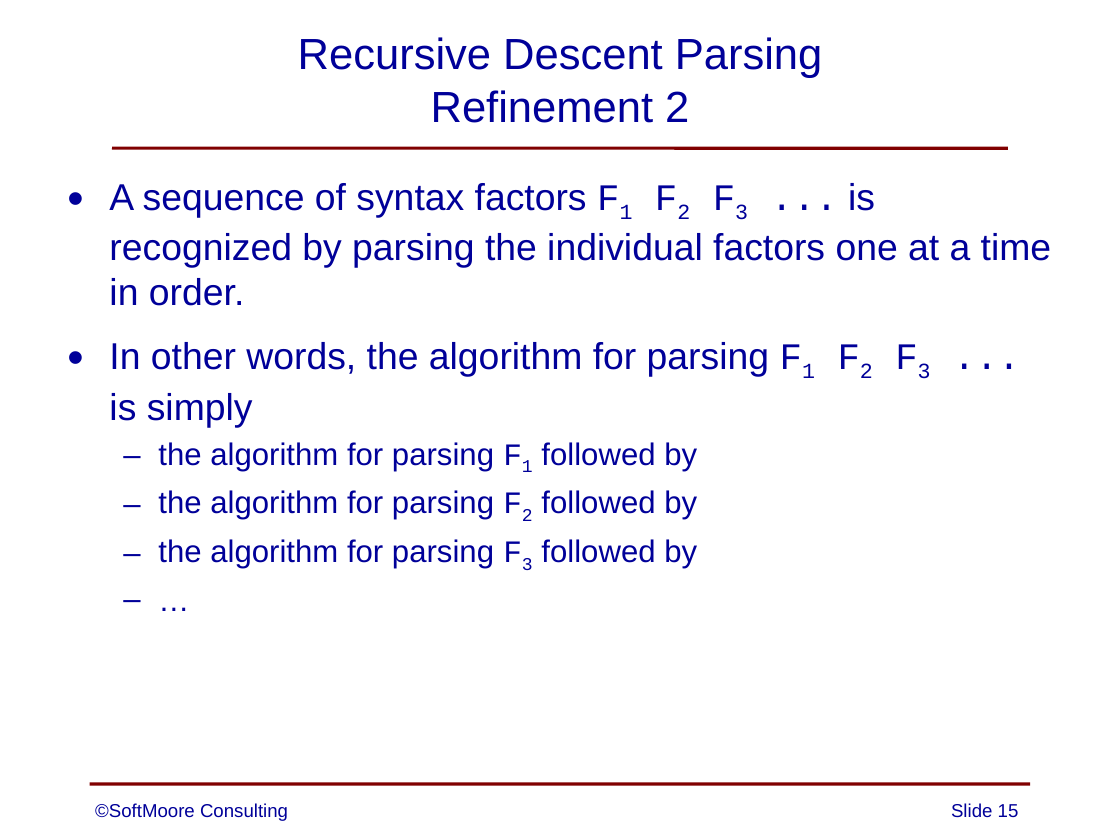
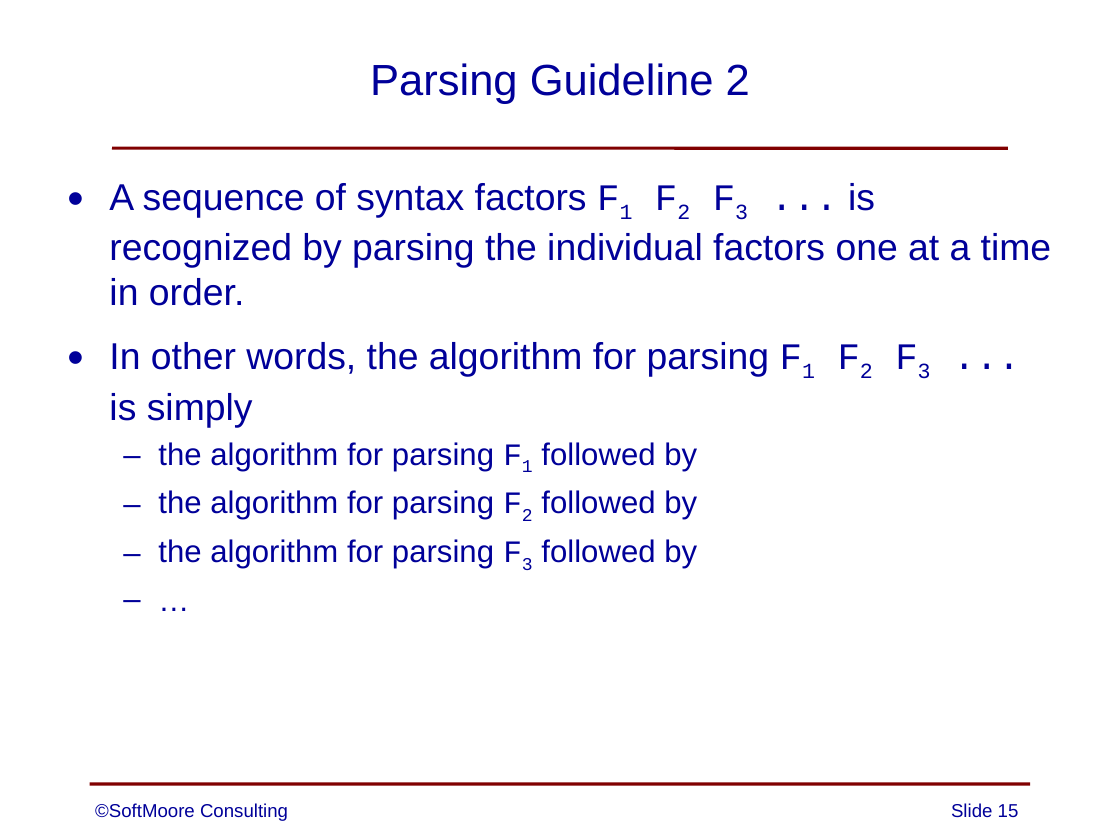
Before and after one commit to SoftMoore/CPRL-Kt-2nd, a slide deck: slide 15 of PowerPoints/06 - Syntax Analysis.pptx. Drawn at 1120x840 pixels with LibreOffice and Linux fonts; fonts in the diff are those of the drawing. Boxes give left, top, right and bottom in pixels: in the first picture for what was removed or moved away, otherwise in the second. Text is boxed around its words. In the diff, an @@ line names an element or a change of style, - is before the commit and + after.

```diff
--- a/PowerPoints/06 - Syntax Analysis.pptx
+++ b/PowerPoints/06 - Syntax Analysis.pptx
@@ title at bbox=[370, 63, 750, 104]: text changed @@
-Recursive Descent Parsing
-Refinement 2
+Parsing Guideline 2
```
Also in this commit, not shown: 4 other slides changed, 1 slide added, 1 slide removed.
